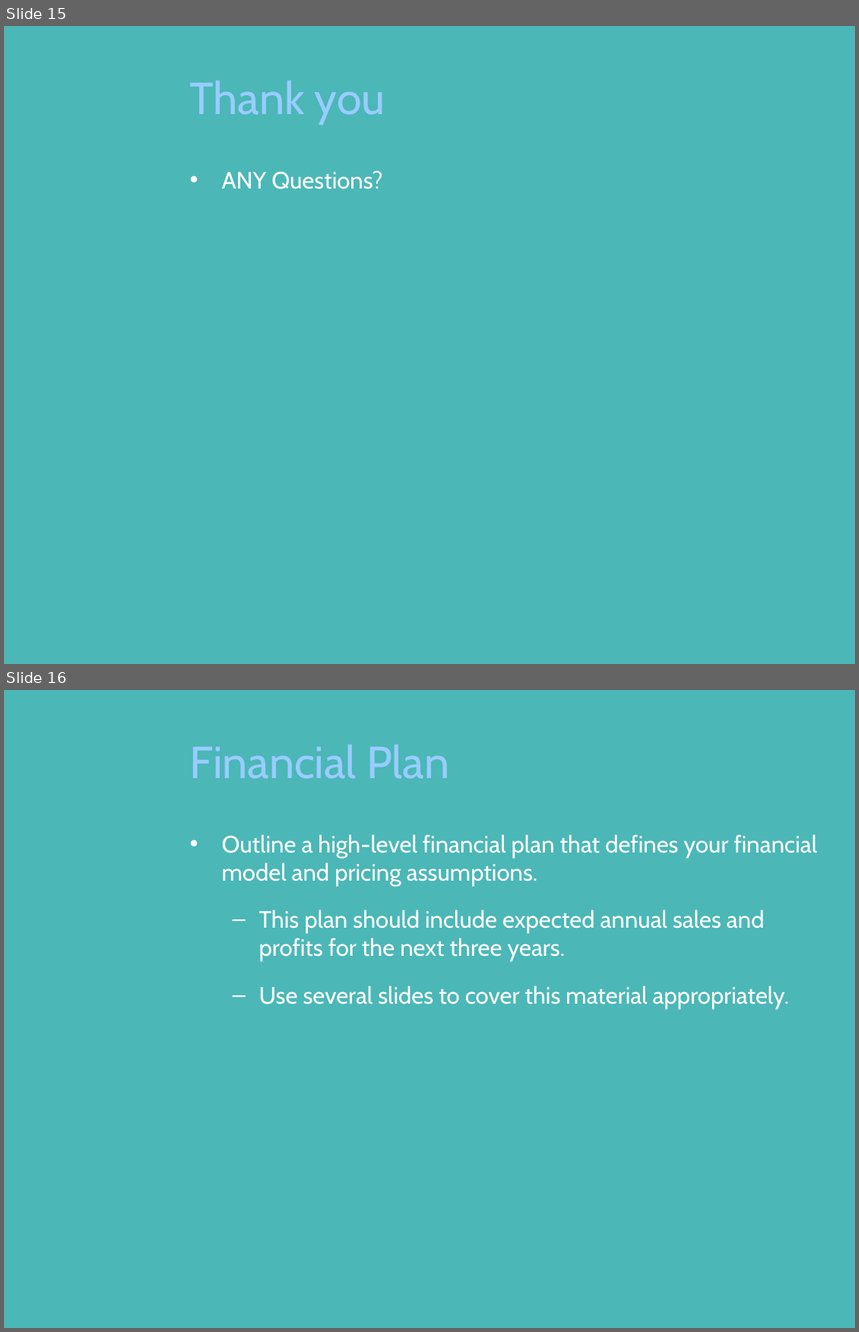
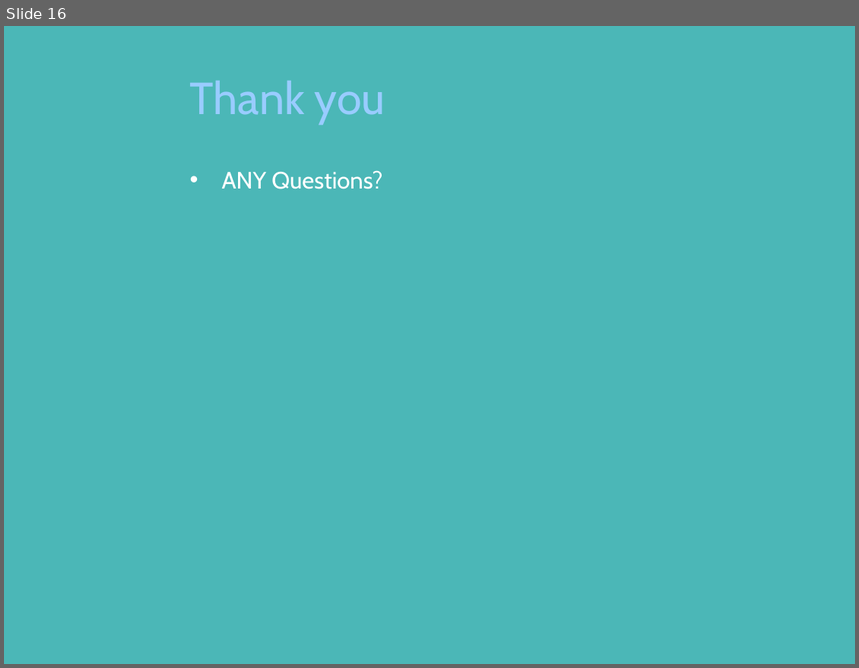
Before and after one commit to vishwakulkarni/India-hacks, a slide deck: Working IndiaHacks/BULL STOCK.pptx. Shown one above the other, each under a label of ours: slides 15 and 16 before the commit, slide 16 after it. The pictures are 859x1332 and 859x668 pixels, drawn with LibreOffice and Linux fonts; fonts in the diff are those of the drawing; background and template pictures are left out. Boxes give left, top, right and bottom in pixels: in the first picture for what was removed or moved away, otherwise in the second. Text is boxed around its words. In the diff, an @@ line names an element or a change of style, - is before the commit and + after.

```diff
--- a/Working IndiaHacks/BULL STOCK.pptx
+++ b/Working IndiaHacks/BULL STOCK.pptx
@@ slide 16 removed at bbox=[4, 690, 855, 1328], background picture (left out) @@
@@ title removed at bbox=[190, 745, 449, 779] @@
-Financial Plan
@@ text removed at bbox=[222, 834, 818, 1009] @@
-• Outline a high-level financial plan that defines your financial model and pricing assumptions.
-  – This plan should include expected annual sales and profits for the next three years.
-  – Use several slides to cover this material appropriately.
@@ what was slide 15 is now slide 16 @@
```
Also in this commit, not shown: 5 slides changed, 2 slides added, 4 other slides removed.
